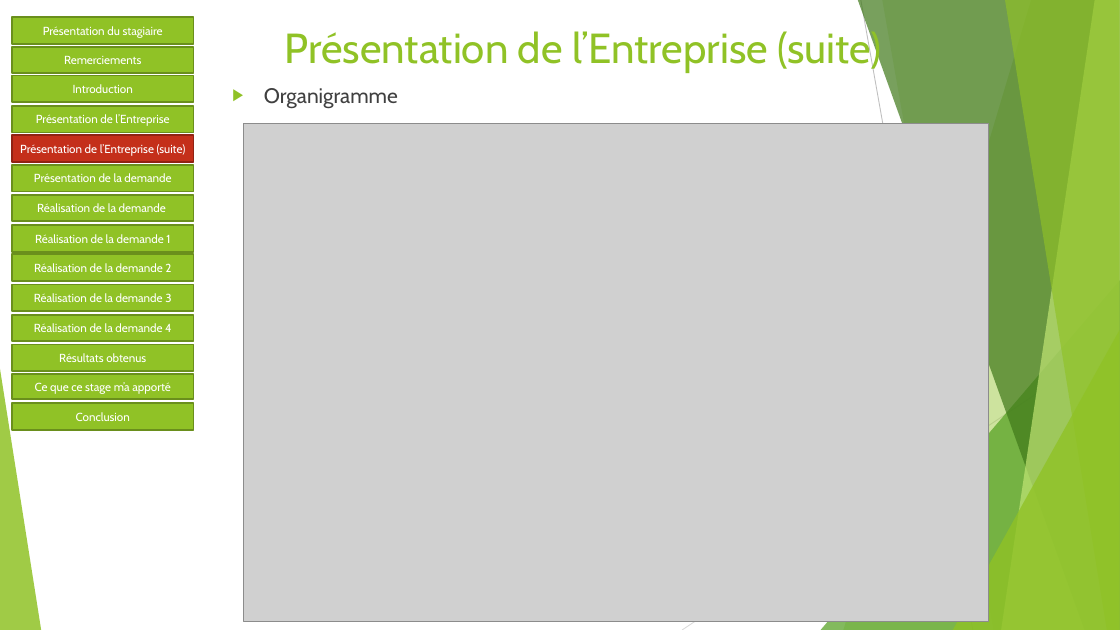
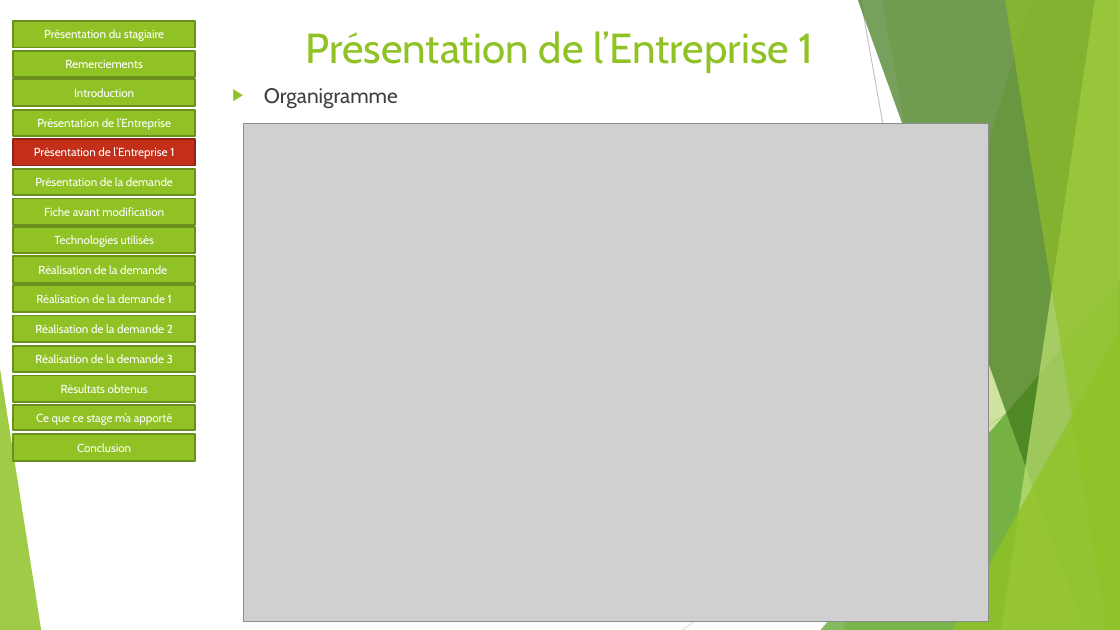
Before and after one commit to Sophie36/LASERSTORE, a slide deck: slide 7 of SOUTENANCE/Soutenance de stage.pptx. Drawn at 1120x630 pixels with LibreOffice and Linux fonts; fonts in the diff are those of the drawing; grey boxes stand for pictures. Boxes give left, top, right and bottom in pixels: in the first picture for what was removed or moved away, otherwise in the second. Text is boxed around its words. In the diff, an @@ line names an element or a change of style, - is before the commit and + after.

Commit message:
modification de la soutenance

```diff
--- a/SOUTENANCE/Soutenance de stage.pptx
+++ b/SOUTENANCE/Soutenance de stage.pptx
@@ title at <box>306,31,813,73</box>: text changed @@
-Présentation de l’Entreprise (suite)
+Présentation de l’Entreprise 1
@@ 4 rectangles: place and size @@
-4 rectangles at <box>12,17,193,192</box>
+4 rectangles at <box>13,21,195,196</box>
@@ text in rectangle at <box>34,147,174,159</box>: text changed @@
-Présentation de l’Entreprise (suite)
+Présentation de l’Entreprise 1
@@ rectangle removed at <box>12,195,193,222</box> @@
-Réalisation de la demande
@@ rectangle added at <box>13,198,195,225</box>, fill #90C226, outline #6B901C 1.5 pt, 10 pt, text #FFFFFF @@
+Fiche avant modification
@@ rectangle added at <box>13,227,195,254</box>, fill #90C226, outline #6B901C 1.5 pt, 10 pt, text #FFFFFF @@
+Technologies utilisés
@@ text in rectangle at <box>38,265,167,274</box>: text changed @@
-Réalisation de la demande 2
+Réalisation de la demande
@@ rectangle "Réalisation de la demande 1": place and size @@
-rectangle "Réalisation de la demande 1" at <box>12,225,193,252</box>
+rectangle "Réalisation de la demande 1" at <box>13,286,195,313</box>
@@ text in rectangle at <box>35,324,173,333</box>: text changed @@
-Réalisation de la demande 4
+Réalisation de la demande 2
@@ rectangle "Réalisation de la demande 3": place and size @@
-rectangle "Réalisation de la demande 3" at <box>12,285,193,312</box>
+rectangle "Réalisation de la demande 3" at <box>13,346,195,373</box>
@@ 3 rectangles: place and size @@
-3 rectangles at <box>12,344,193,430</box>
+3 rectangles at <box>13,376,195,461</box>
```
Also in this commit, not shown: 14 other slides changed, 1 slide added.
